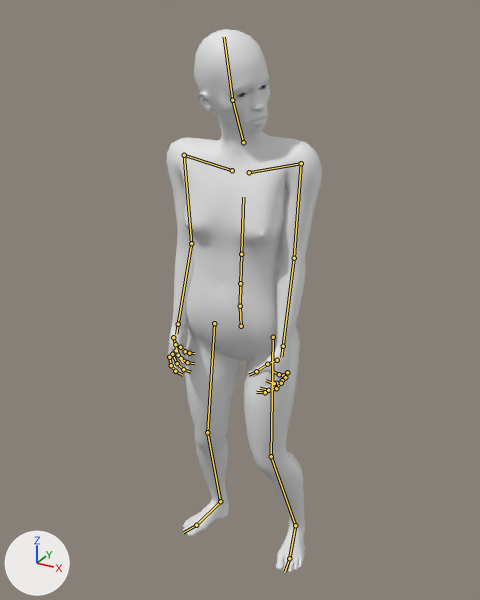
One commit to the Blender file blender/realism/korto_anims.blend: the scene before it, then after it.
Rendered twice from a 50 mm camera at (0.792, -1.489, 1.71) aimed at (-0.051, 0.043, 0.944). Arrows for +X, +Y and +Z are at lower left; the lights stay in place. The picture after the commit comes second. Both versions are drawn at frame 86 of the action 'Idle'; the numbers are the values there. The bones that change, and the others that lie on the model, are drawn over the model as lines.

Objects in the first picture: 'Korto', 'KortoEyes'.
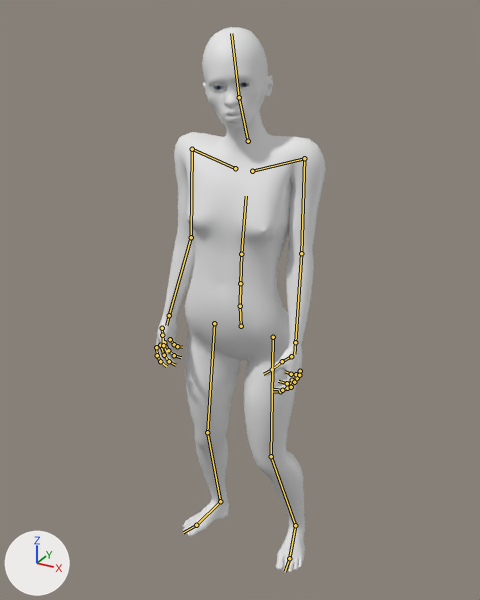
Pixel boxes (x1, y1, x2, y2) of what changed, in the pictures (480 x 600 px):
'Korto', posed (10% wider)
    before: (166, 29, 322, 572)
    after: (155, 27, 326, 572)
bone 'spine_03', root to tip
    before: (241, 254) to (243, 197)
    after: (241, 254) to (246, 196)
bone 'clavicle_l', root to tip
    before: (249, 172) to (301, 163)
    after: (252, 171) to (304, 158)
bone 'clavicle_r', root to tip
    before: (232, 170) to (184, 155)
    after: (235, 168) to (192, 149)
bone 'neck_01', root to tip
    before: (243, 142) to (232, 100)
    after: (248, 141) to (239, 97)
bone 'head', root to tip
    before: (232, 100) to (224, 37)
    after: (239, 97) to (231, 33)

What the commit changed:
Bone 'spine_02' (bone_spine_02) turns from (9, 4, -2) to (7, 4, -2) degrees about its own x, y and z.
Bone 'spine_03' (bone_spine_03) turns from (14, 2, 0) to (12, 2, -1) degrees about its own x, y and z.
Bone 'clavicle_l' (bone_clavicle_l) turns from (-3, -4, 23) to (-10, -3, 26) degrees about its own x, y and z.
Bone 'clavicle_r' (bone_clavicle_r) turns from (2, 5, -19) to (-5, 3, -22) degrees about its own x, y and z.
Bone 'neck_01' (bone_neck_01) turns from (-9, 23, 9) to (-14, 2, 15) degrees about its own x, y and z.
Bone 'head' (bone_head) turns from (31, 33, 11) to (23, 14, -1) degrees about its own x, y and z.
